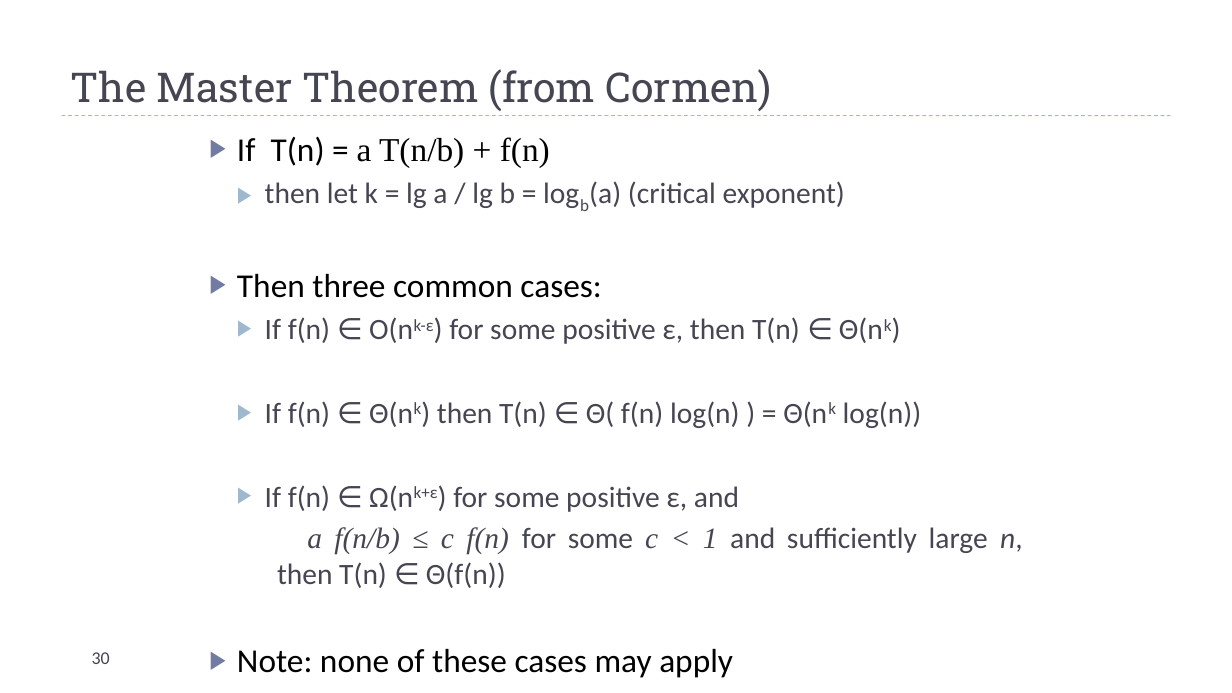
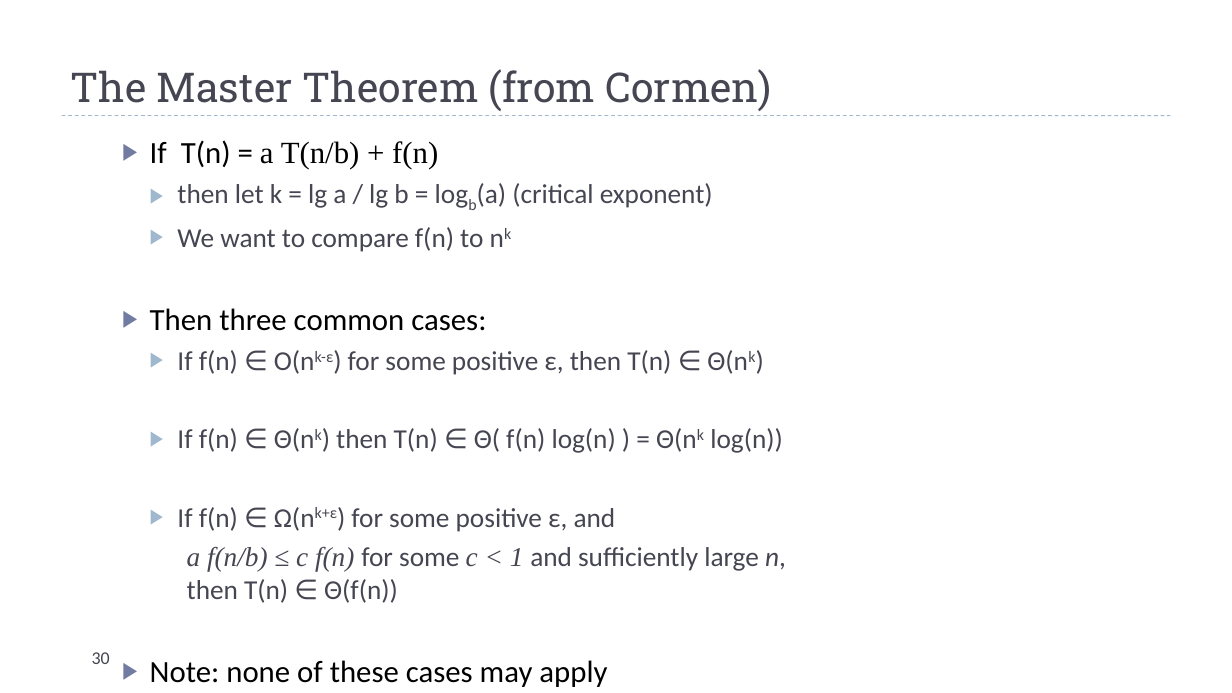
Before and after one commit to markfloryan/dsa2, a slide deck: slide 30 of slides/03-Recurrences.pptx. Drawn at 1232x693 pixels with LibreOffice and Linux fonts; fonts in the diff are those of the drawing. Boxes give left, top, right and bottom in pixels: in the first picture for what was removed or moved away, otherwise in the second. Text is boxed around its words. In the diff, an @@ line names an element or a change of style, - is before the commit and + after.

Commit message:
slide updates

```diff
--- a/slides/03-Recurrences.pptx
+++ b/slides/03-Recurrences.pptx
@@ text "If T(n) = a T(n/b) ...": place and size @@
-text "If T(n) = a T(n/b) ..." at [237, 136, 1023, 678]
+text "If T(n) = a T(n/b) ..." at [150, 140, 786, 687]
@@ text at [150, 140, 786, 687]: size 26 to 24.1 pt in "If T(n) = a T(n/b) + f(n)", "Then three common cases:", "Note: none of these cases may apply"; size 23 to 21.3 pt in "then let k = lg a / ...", "If f(n) ∈ O(nk-ε) for some positive ...", "If f(n) ∈ Θ(nk) then T(n) ∈ ...", "If f(n) ∈ Ω(nk+ε) for some positive ..." and 1 more places; alignment justified to left @@
@@ text at [177, 227, 483, 252]: paragraph added @@
+  ▶ We want to compare f(n) to nk
```
Also in this commit, not shown: 1 other slide changed, 4 other files.
